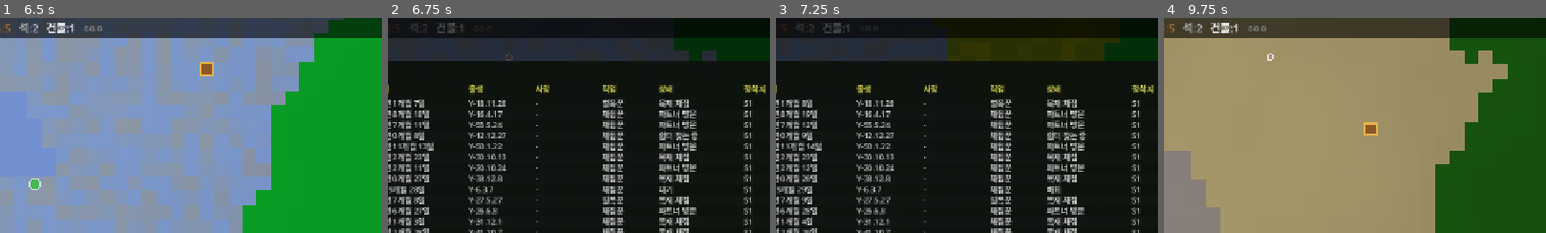
Above: before the commit, frames 1-4 (left to right).
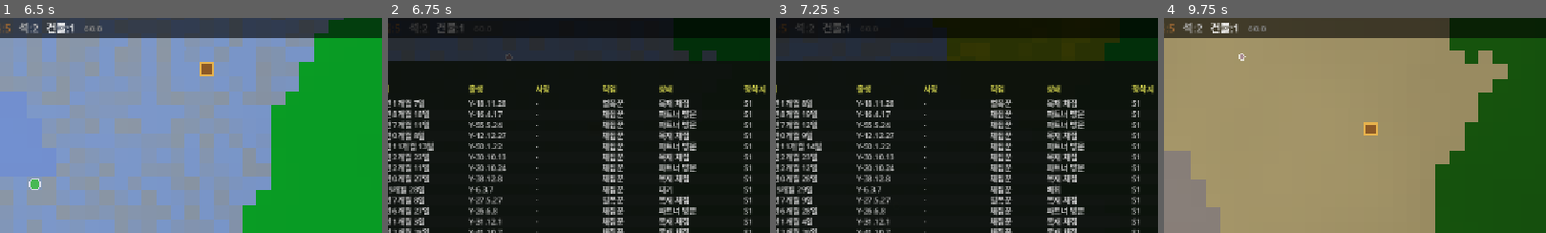
Above: after the commit, the same moments.

Repository: hyunlord/new-world
Game: Godot game, scene res://scenes/main/main.tscn
Same seed, same stepped clock (60 frames per second), same inputs: the game is played once before the commit and once after it.
Inputs (mouse positions are % of the whole screen's width and height, from its top left):
- Up to frame 1 (6.5 s): tap Enter at 0.5, 3.5 s; drag from (89, 23) to (60, 28) at 0.52 s; drag from (89, 81) to (45, 70) at 1.27 s; tap Space at 2, 3.77, 5 s; move the mouse to (50, 50) at 2.02 s; hold D 2.03-2.75 s; tap 0 at 2.1 s; click (50, 50) at 2.17 s; drag from (45, 70) to (20, 35) at 2.77 s; move the mouse to (80, 65) at 3.52 s; hold A 3.53-4.25 s; tap G at 3.6 s; drag from (20, 35) to (35, 25) at 4.27 s; move the mouse to (55, 50) at 5.02 s; hold Down 5.03-5.75 s; tap N at 5.1 s; click (55, 50) at 5.17 s; drag from (35, 25) to (30, 55) at 5.77 s
- Up to frame 2 (6.75 s): move the mouse to (72, 45) at 6.52 s; hold Up from 6.53 s (still down); tap P at 6.6 s
- Up to frame 3 (7.25 s): keep holding Up; tap Space at 6.77 s
- Up to frame 4 (9.75 s): release Up at 7.25 s; drag from (50, 50) to (45, 70) at 7.27 s; tap Enter at 8 s; move the mouse to (50, 50) at 8.02 s; hold Down 8.03-8.75 s; tap Tab at 8.1 s; click (50, 50) at 8.17 s; drag from (45, 70) to (20, 35) at 8.77 s; move the mouse to (80, 65) at 9.52 s; hold Up from 9.53 s (still down); tap 0 at 9.6 s; click (80, 65) at 9.67 s
The pictures show only the part of the screen within x 28-78%, y 0-50%; the shares and areas given below are measured in that part.

Frame 1 is identical in both runs. In frame 2, 0.3% of the frame differs, in the area x 70-81%, y 52-57%; in frame 3, 0.3%; in frame 4, 0.1%.

Commit message:
fix(behavior): gate drink_water/sit_by_fire/seek_shelter behind LOW thresholds
Prevents boredom-induced crowding-out of gather_food that caused mass
starvation after needs expansion. Actions only enter score dict when the
corresponding need is actually below its LOW threshold. Adds conditional
drink_water to child_scores to prevent thirst-driven stress loops.

Root cause: unconditional urgency scoring let boredom penalty accumulate
on gather_food (repeated action) but not drink_water (fresh each tick),
so drink_water gradually overtook gather_food → entities stopped eating.

THIRST_LOW=0.35, WARMTH_LOW=0.30, SAFETY_LOW=0.35 (GameConfig)

Co-Authored-By: Claude Sonnet 4.6 <noreply@anthropic.com>

Diff:
--- a/scripts/ai/behavior_system.gd
+++ b/scripts/ai/behavior_system.gd
@@ -102,6 +102,8 @@
 		}
 		if _resource_map != null and _has_nearby_resource(entity.position, GameConfig.ResourceType.WOOD, 15):
 			child_scores["gather_wood"] = (0.3 + _rng.randf() * 0.1) * 0.3
+		if entity.thirst < GameConfig.THIRST_LOW:
+			child_scores["drink_water"] = _urgency_curve(1.0 - entity.thirst) * 1.0
 		child_scores["seek_shelter"] = _urgency_curve(1.0 - entity.warmth) * 0.9 \
 			+ _urgency_curve(1.0 - entity.safety) * 0.6
 		return child_scores
@@ -223,18 +225,21 @@
 		if anger_val > 40.0:
 			scores["confront"] = (anger_val / 100.0) * 2.0
 
-	## [Maslow (1943) L1 — 갈증 urgency]
+	## [Maslow (1943) L1 — 갈증 urgency] Only when below LOW threshold
 	var thirst_deficit: float = 1.0 - entity.thirst
-	scores["drink_water"] = _urgency_curve(thirst_deficit) * 1.4
-
-	## [Cannon (1932) 항상성 — 체온 urgency]
+	if entity.thirst < GameConfig.THIRST_LOW:
+		scores["drink_water"] = _urgency_curve(thirst_deficit) * 1.4
+
+	## [Cannon (1932) 항상성 — 체온 urgency] Only when below LOW threshold
 	var warmth_deficit: float = 1.0 - entity.warmth
-	scores["sit_by_fire"] = _urgency_curve(warmth_deficit) * 1.3
-
-	## [Maslow (1943) L2 — 안전 urgency + 체온 urgency 합산]
+	if entity.warmth < GameConfig.WARMTH_LOW:
+		scores["sit_by_fire"] = _urgency_curve(warmth_deficit) * 1.3
+
+	## [Maslow (1943) L2 — 안전 urgency + 체온 urgency 합산] Only when below LOW threshold
 	var safety_deficit: float = 1.0 - entity.safety
-	scores["seek_shelter"] = _urgency_curve(warmth_deficit) * 1.1 \
-		+ _urgency_curve(safety_deficit) * 0.8
+	if entity.warmth < GameConfig.WARMTH_LOW or entity.safety < GameConfig.SAFETY_LOW:
+		scores["seek_shelter"] = _urgency_curve(warmth_deficit) * 1.1 \
+			+ _urgency_curve(safety_deficit) * 0.8
 
 	return scores
 
Not shown, changed: PROGRESS.md
